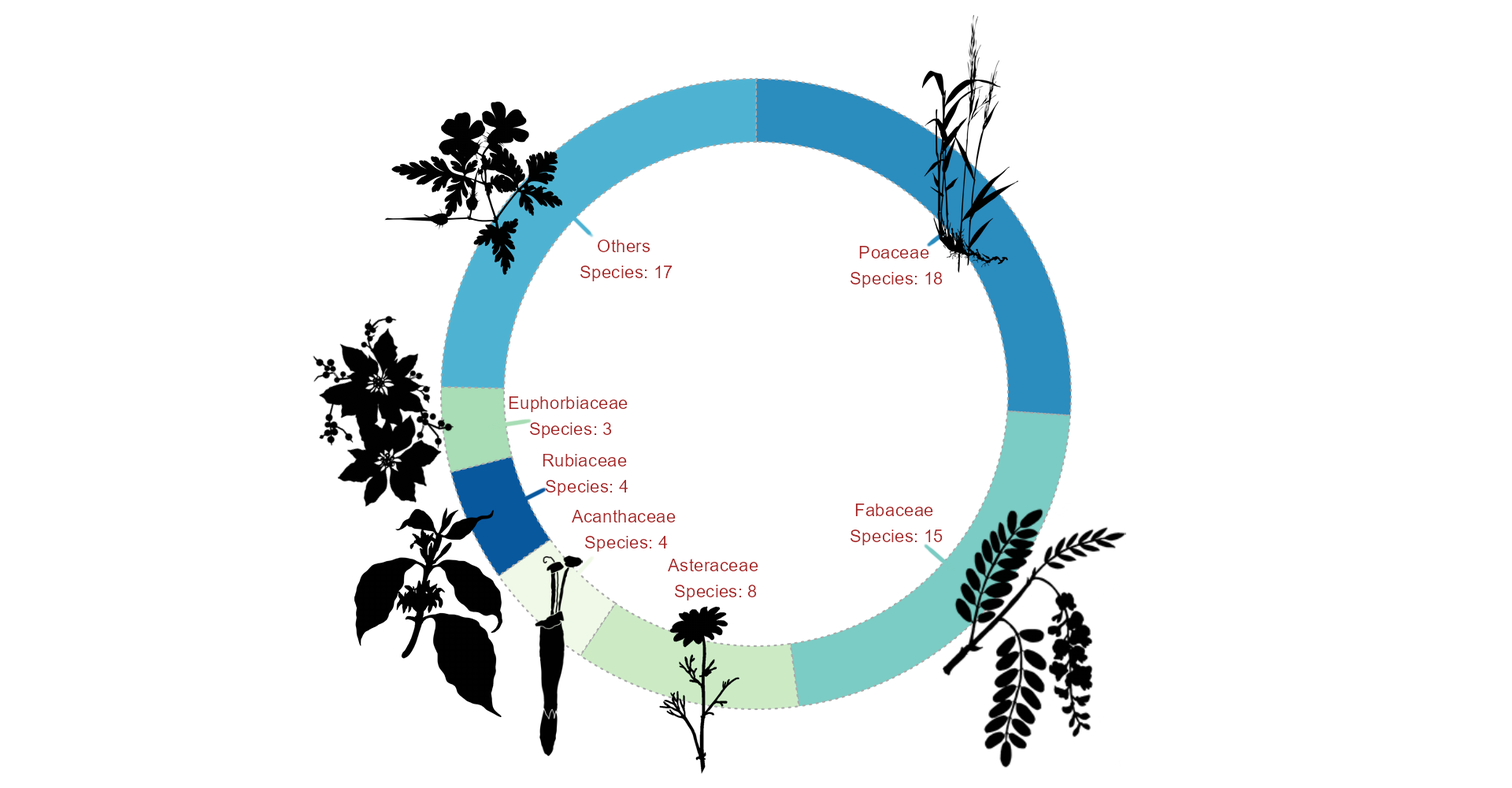
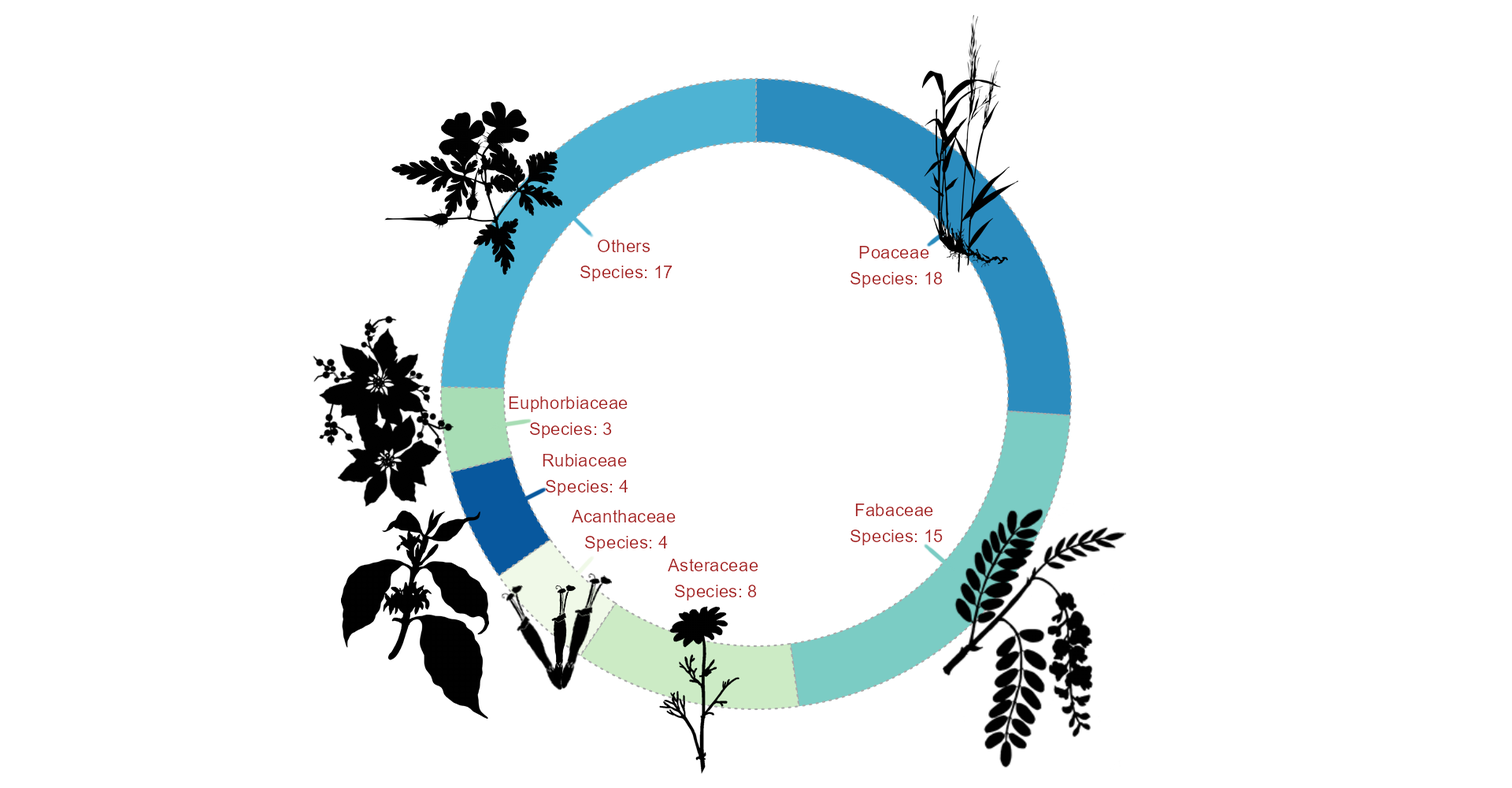
Before/after of a w=1512, h=788 layered artwork. What changed in the layer stack:
painted on "Layer6" over <box>341,507,503,719</box>
painted on "Layer5" over <box>500,555,613,757</box>
